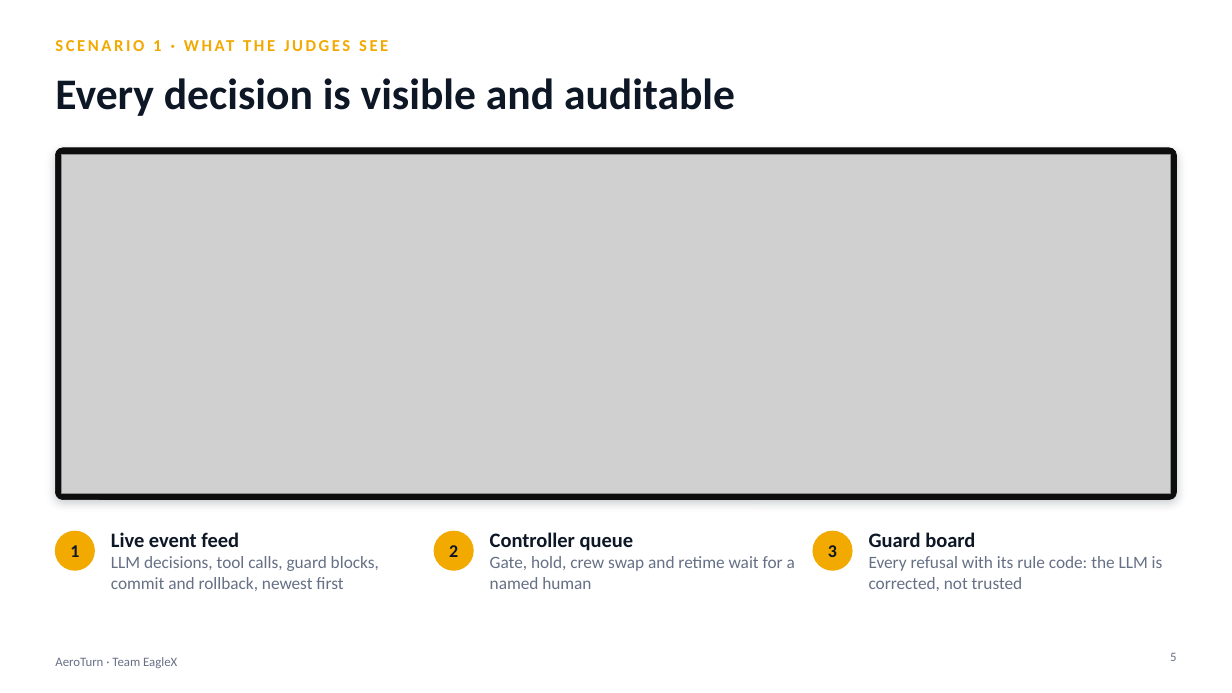
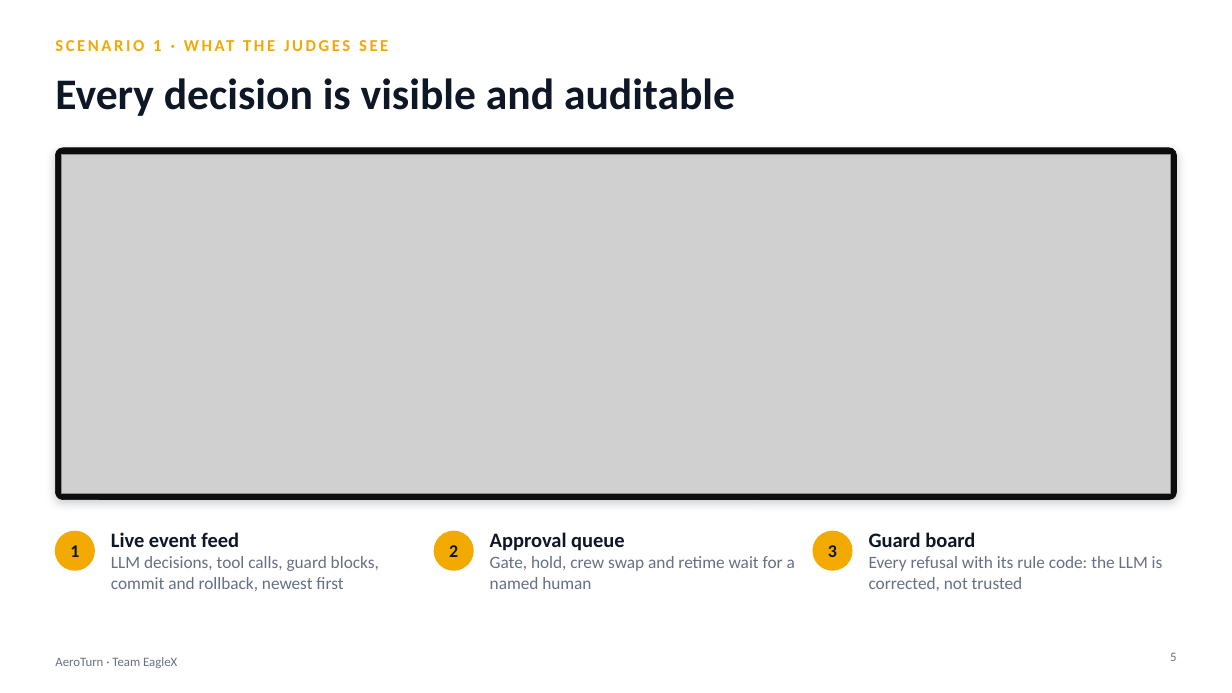
Before and after one commit to RithikhC/EagleX, a slide deck: slide 5 of docs/AeroTurn_Deck.pptx. Drawn at 1232x693 pixels with LibreOffice and Linux fonts; fonts in the diff are those of the drawing; grey boxes stand for pictures. Boxes give left, top, right and bottom in pixels: in the first picture for what was removed or moved away, otherwise in the second. Text is boxed around its words. In the diff, an @@ line names an element or a change of style, - is before the commit and + after.

```diff
--- a/docs/AeroTurn_Deck.pptx
+++ b/docs/AeroTurn_Deck.pptx
@@ text at [490, 532, 625, 551]: text changed @@
-Controller queue
+Approval queue
```
Also in this commit, not shown: 8 other slides changed, 42 other files.
